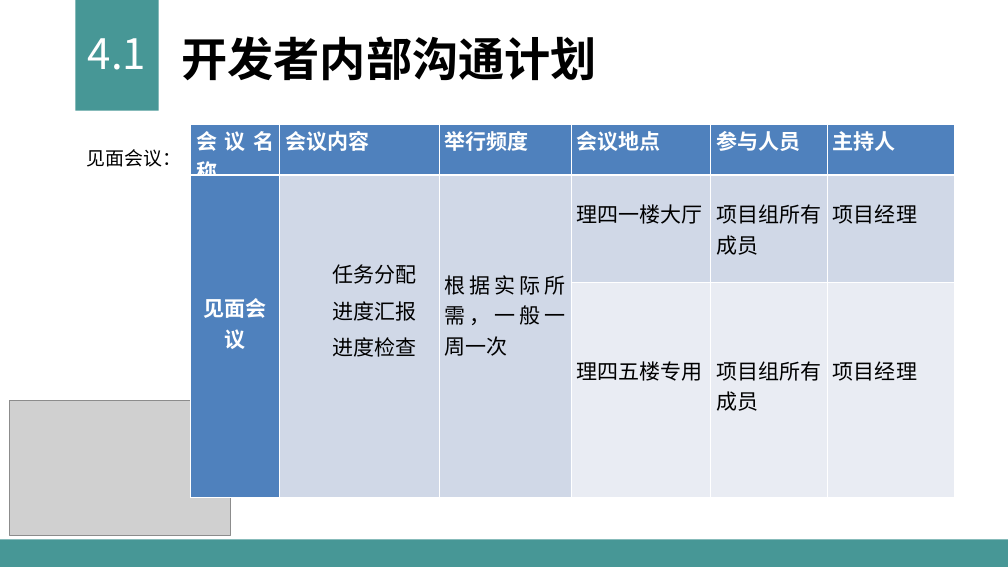
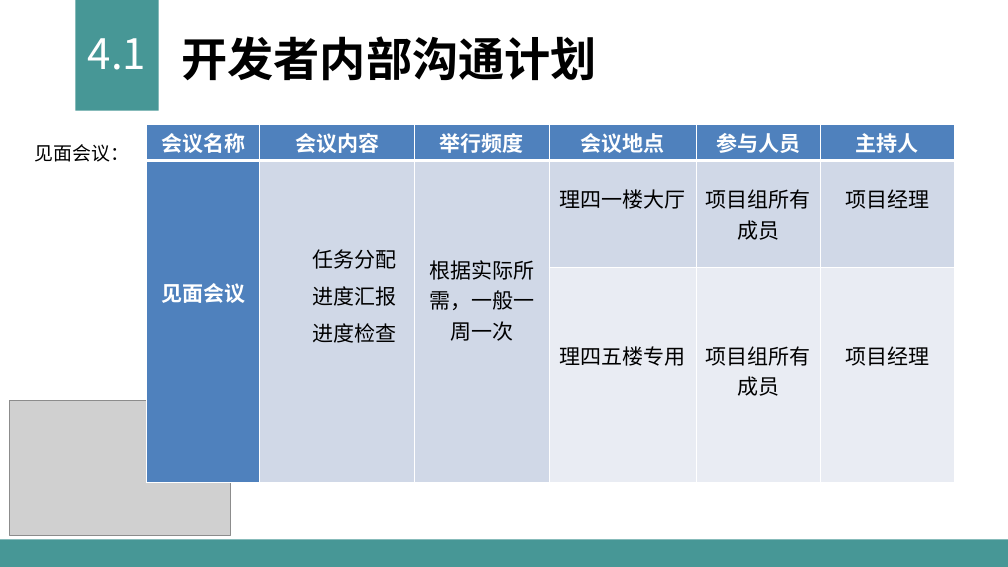
Before and after one commit to sun2009/PRD2018-G16, a slide deck: slide 21 of 受控文档/PPT/G16——需求工程计划评审0.8.0.pptx. Drawn at 1008x567 pixels with LibreOffice and Linux fonts; fonts in the diff are those of the drawing; grey boxes stand for pictures. Boxes give left, top, right and bottom in pixels: in the first picture for what was removed or moved away, otherwise in the second. Text is boxed around its words. In the diff, an @@ line names an element or a change of style, - is before the commit and + after.

```diff
--- a/受控文档/PPT/G16——需求工程计划评审0.8.0.pptx
+++ b/受控文档/PPT/G16——需求工程计划评审0.8.0.pptx
@@ text "见面会议：": place and size @@
-text "见面会议：" at [87,149,181,167]
+text "见面会议：" at [35,144,129,162]
@@ table at [147,125,955,482] @@
@@ alignment justified to centre @@
@@ alignment justified to left @@
@@ table: place and size @@
-table at [191,125,955,497]
+table at [147,125,955,482]
```
Also in this commit, not shown: 14 other slides changed, 1 slide removed.
